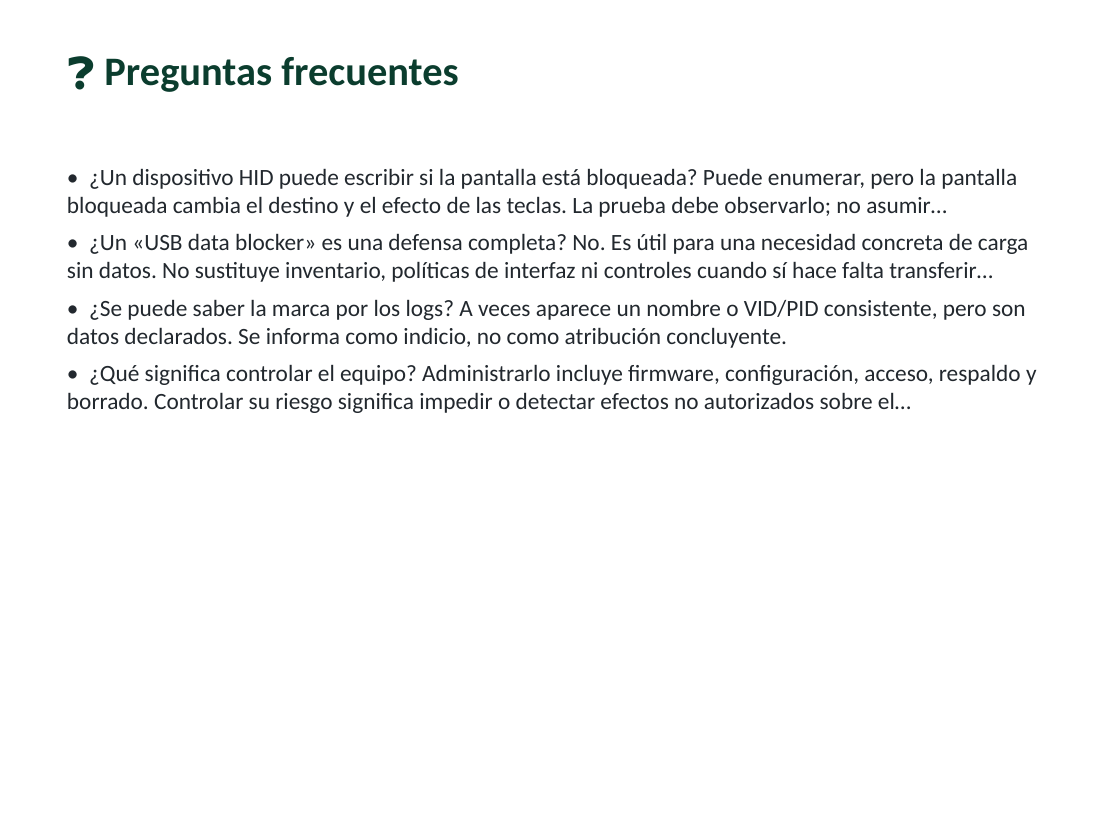
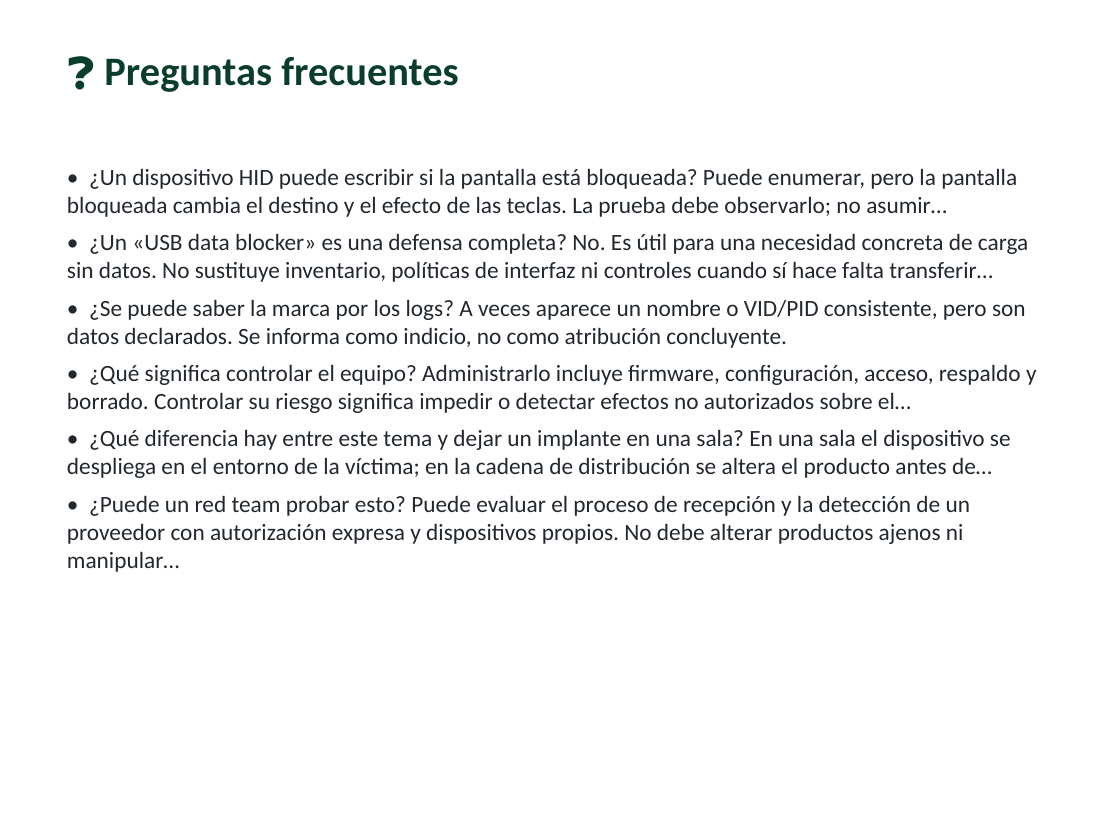
Before and after one commit to vladimiracunadev-create/modern-cybersecurity-program, a slide deck: slide 15 of classes/parte-7-red-team-y-operaciones-ofensivas/177-red-teaming-fisico/clase-177-presentacion.pptx. Drawn at 1120x840 pixels with LibreOffice and Linux fonts; fonts in the diff are those of the drawing. Boxes give left, top, right and bottom in pixels: in the first picture for what was removed or moved away, otherwise in the second. Text is boxed around its words. In the diff, an @@ line names an element or a change of style, - is before the commit and + after.

```diff
--- a/classes/parte-7-red-team-y-operaciones-ofensivas/177-red-teaming-fisico/clase-177-presentacion.pptx
+++ b/classes/parte-7-red-team-y-operaciones-ofensivas/177-red-teaming-fisico/clase-177-presentacion.pptx
@@ text at (67,429,1011,572): paragraphs added @@
+• ¿Qué diferencia hay entre este tema y dejar un implante en una sala? En una sala el dispositivo se despliega en el entorno de la víctima; en la cadena de distribución se altera el producto antes de…
+• ¿Puede un red team probar esto? Puede evaluar el proceso de recepción y la detección de un proveedor con autorización expresa y dispositivos propios. No debe alterar productos ajenos ni manipular…
```
Also in this commit, not shown: 1 other slide changed, 53 other files.
